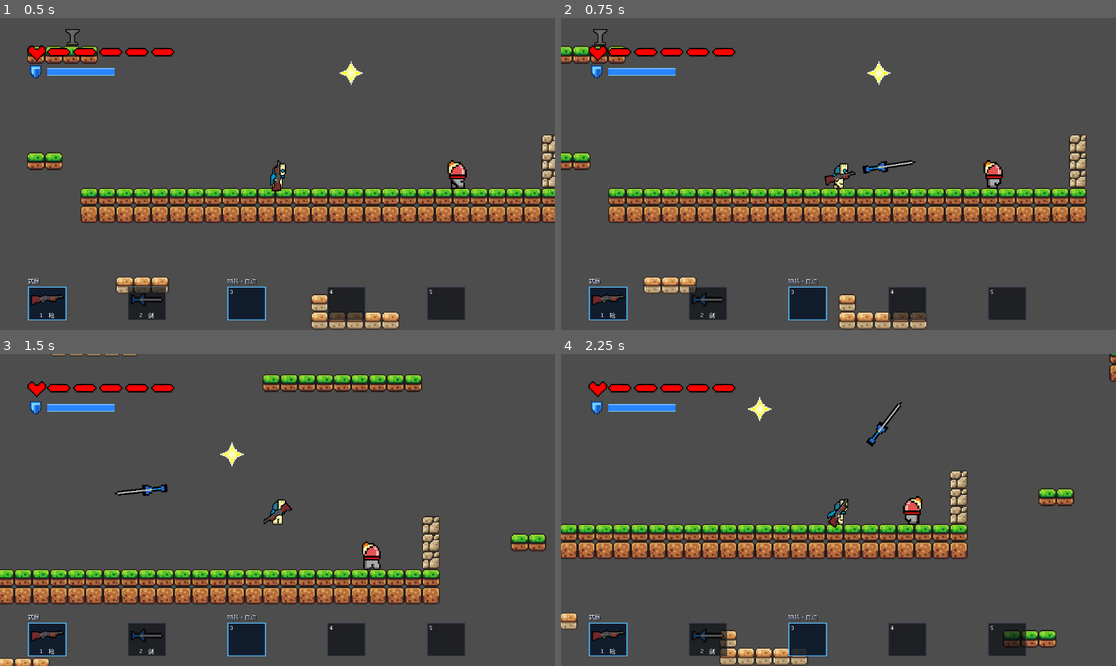
Above: before the commit, frames 1-4 (two rows, left to right).
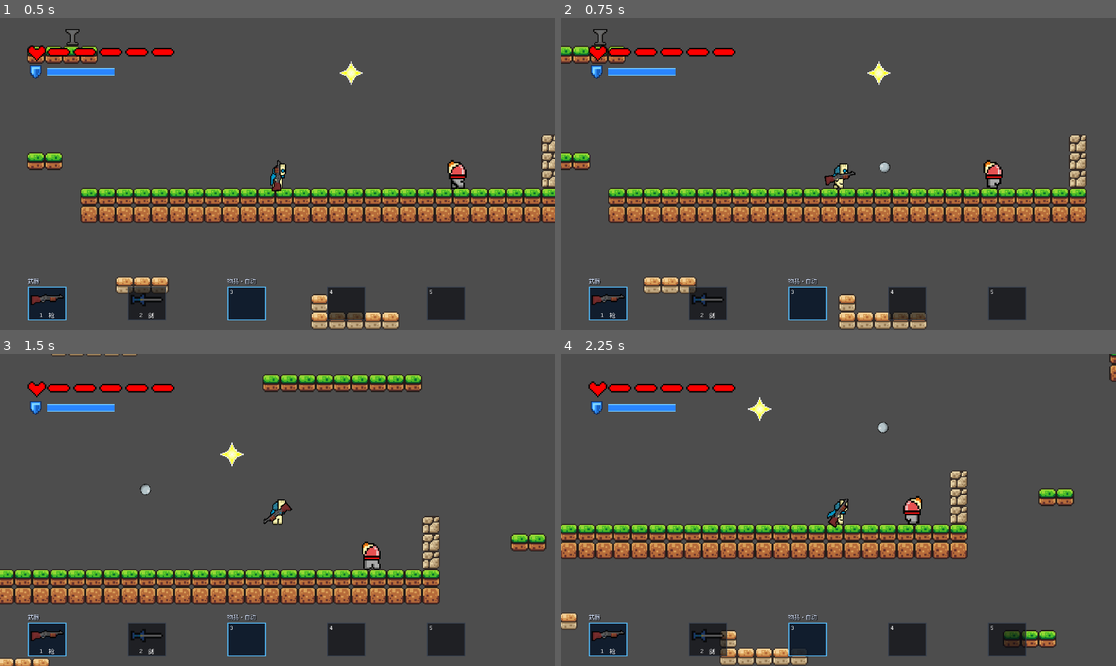
Above: after the commit, the same moments.

Repository: highbanana1/PAS
Game: Godot game, scene res://scene/main.tscn
The game is run twice, just before and just after one commit, with the same random seed, the same clock (stepped at 60 frames per second) and the same inputs.
Inputs (mouse positions are in pixels of both pictures, inside the frame that each line leads up to):
- Up to frame 1 (0.5 s): no input
- Up to frame 2 (0.75 s): tap Enter at 0.5 s; move the mouse to (960, 158) at 0.52 s; hold D (right) from 0.53 s (still down); hold Right mouse button (block) from 0.53 s (still down); click (960, 158) at 0.67 s
- Up to frame 3 (1.5 s): tap Space (jump) at 0.77 s; release D (right) at 1.25 s; release Right mouse button (block) at 1.25 s; drag from (166, 525) to (360, 603) at 1.27 s
- Up to frame 4 (2.25 s): move the mouse to (894, 441) at 2.02 s; hold D (right) from 2.03 s (still down); click (894, 441) at 2.1 s

Frame 1 is identical in both runs. In frame 2, 0.2% of the frame differs, in the area x 54-64%, y 45-50%; in frame 3, 0.2%; in frame 4, 0.2%, in the area x 54-62%, y 15-30%.

Commit message:
art: use asset standard pellet texture for gun projectiles

Diff:
--- a/scene/bullet.tscn
+++ b/scene/bullet.tscn
@@ -1,6 +1,6 @@
 [gd_scene format=3 uid="uid://bfvad4wbgll18"]
 
-[ext_resource type="Texture2D" uid="uid://byi2tiu3fiwjw" path="res://asset/pic/bullet.png" id="1_qwydi"]
+[ext_resource type="Texture2D" path="res://asset/pic/bullet_standred.png" id="1_qwydi"]
 [ext_resource type="Script" uid="uid://ddcoxem2yejkr" path="res://scene/script/bullet.gd" id="1_xw300"]
 
 [sub_resource type="CapsuleShape2D" id="CapsuleShape2D_xw300"]
@@ -12,7 +12,9 @@
 
 [node name="Sprite2D" type="Sprite2D" parent="." unique_id=828095650]
 position = Vector2(-4.2351647e-22, -1.1920929e-07)
-scale = Vector2(0.044, 0.022)
+scale = Vector2(0.008555556, 0.008555556)
+region_enabled = true
+region_rect = Rect2(384, 512, 1152, 1152)
 texture = ExtResource("1_qwydi")
 
 [node name="VisibleOnScreenNotifier2D" type="VisibleOnScreenNotifier2D" parent="." unique_id=248940759]
Binary file added: asset/pic/bullet_standred.png
Not shown, added: asset/pic/bullet_standred.png.import
Not shown, changed: docs/gameplay-components.md
